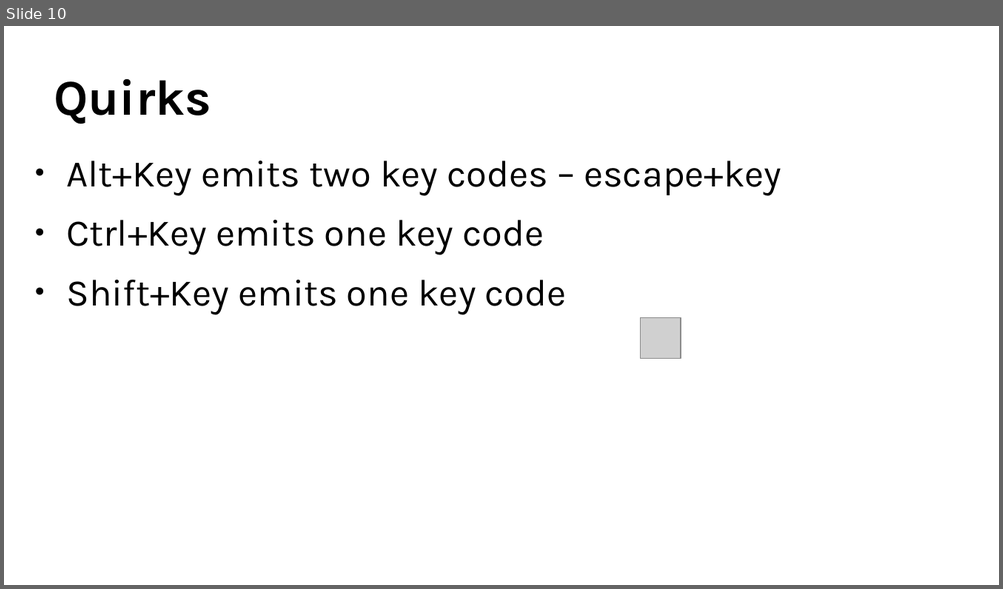
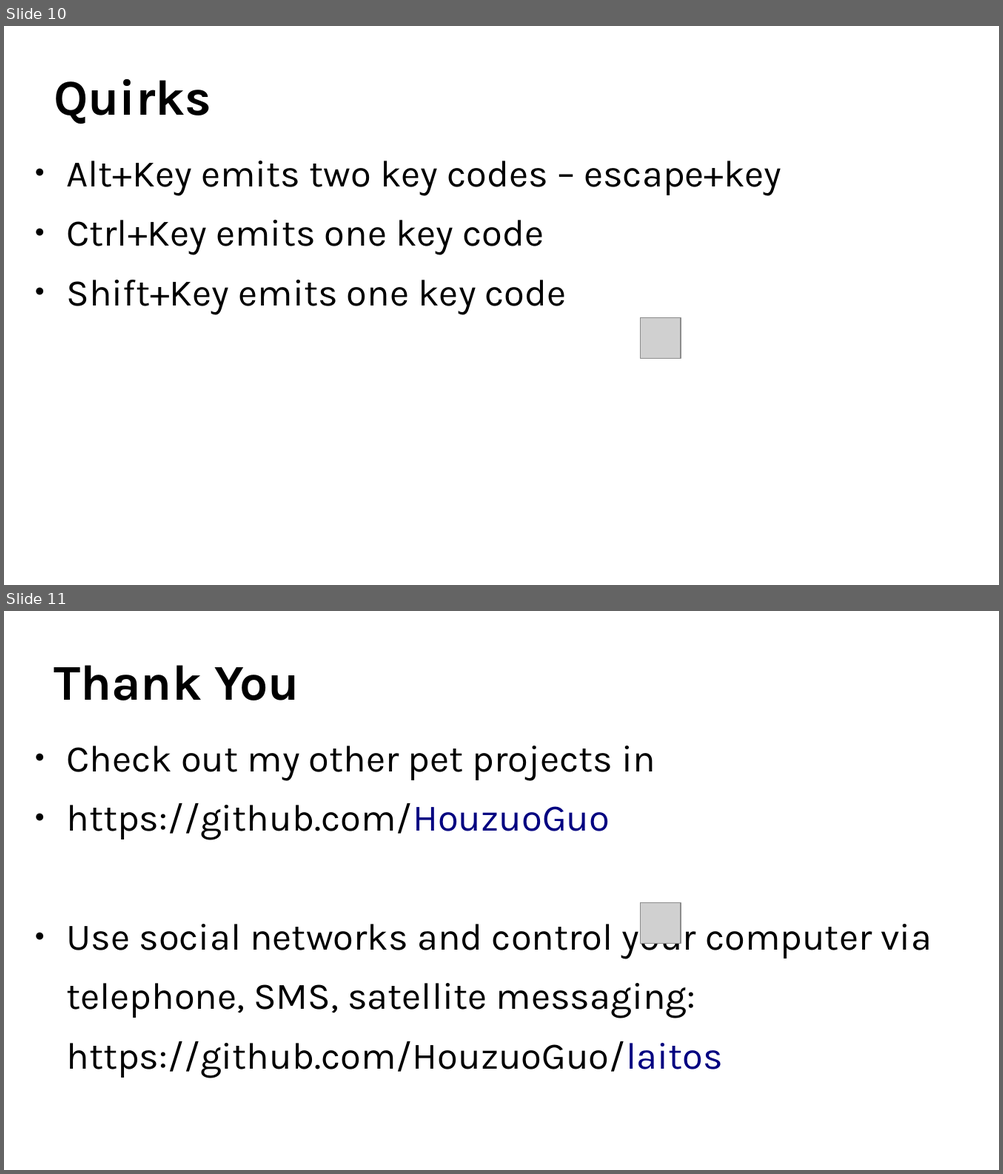
Before and after one commit to HouzuoGuo/headmore, a slide deck: marketing/opensuse-conference-2017-05-26.odp. Shown one above the other, each under a label of ours: slide 10 before the commit, slides 10 and 11 after it. The pictures are 1003x589 and 1003x1174 pixels, drawn with LibreOffice and Linux fonts; fonts in the diff are those of the drawing; grey boxes stand for pictures; background and template pictures are left out. Boxes give left, top, right and bottom in pixels: in the first picture for what was removed or moved away, otherwise in the second. Text is boxed around its words. In the diff, an @@ line names an element or a change of style, - is before the commit and + after.

Commit message:
create an extra slide to advertise my pet project laitos

```diff
--- a/marketing/opensuse-conference-2017-05-26.odp
+++ b/marketing/opensuse-conference-2017-05-26.odp
@@ slide 11 added at <box>4,611,999,1170</box>, background #FFFFFF @@
@@ title added at <box>54,665,299,701</box>, 40 pt, text #000000, bold @@
+Thank You
@@ text added at <box>66,746,931,1078</box>, 30 pt, text #000000 @@
+● Check out my other pet projects in
+● https://github.com/HouzuoGuo
+● Use social networks and control your computer via
+telephone, SMS, satellite messaging:
+https://github.com/HouzuoGuo/laitos
@@ picture added at <box>640,903,681,944</box> @@
```
Also in this commit, not shown: 1 other file.
